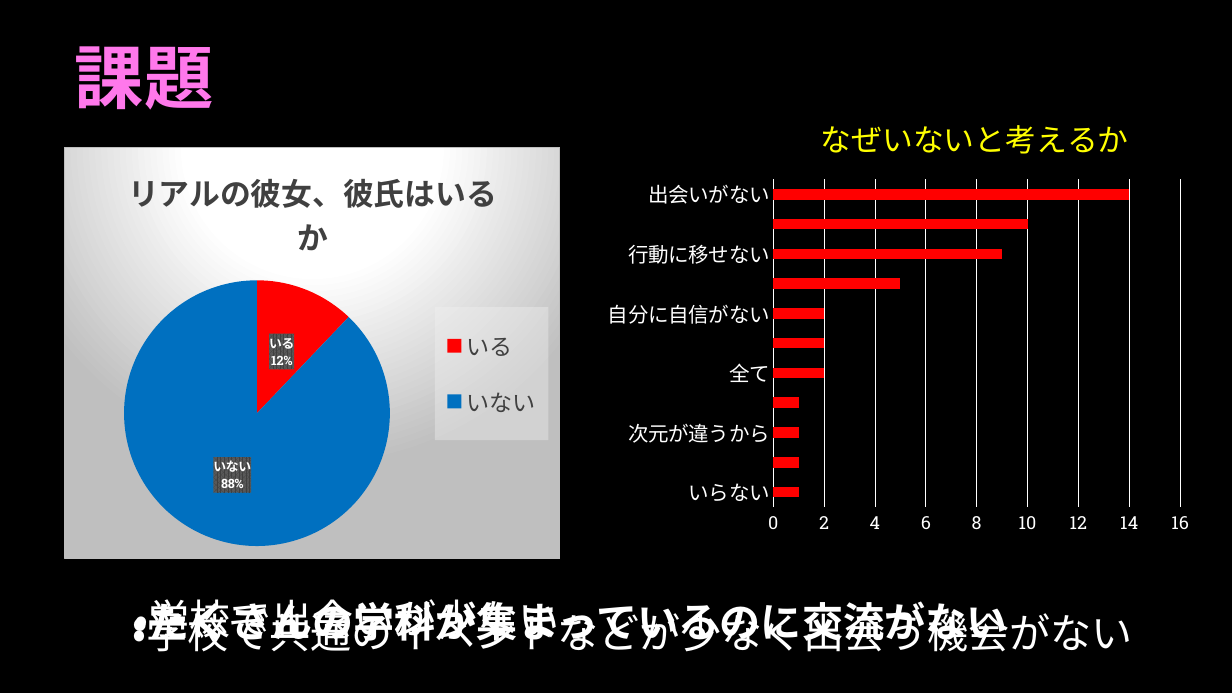
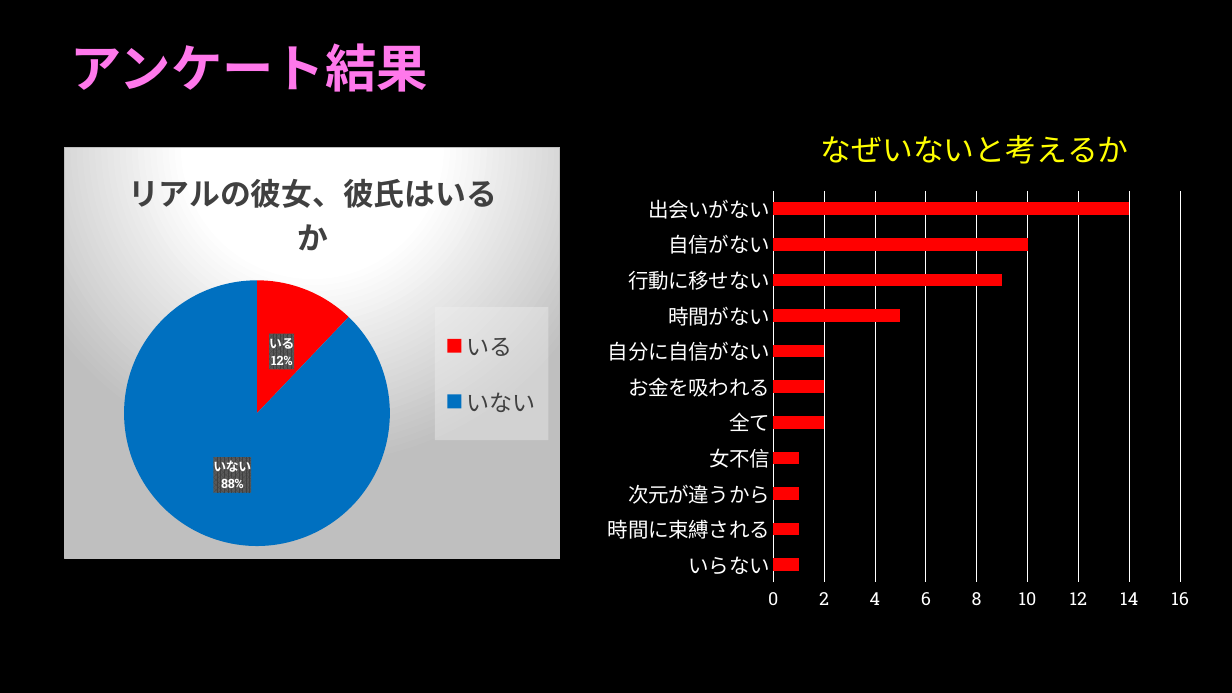
Before and after one commit to kawaguchi-mizuki/SAKURA, a slide deck: slide 3 of プレゼン資料/SAKURAプレゼン評価会.pptx. Drawn at 1232x693 pixels with LibreOffice and Linux fonts; fonts in the diff are those of the drawing; background and template pictures are left out. Boxes give left, top, right and bottom in pixels: in the first picture for what was removed or moved away, otherwise in the second. Text is boxed around its words. In the diff, an @@ line names an element or a change of style, - is before the commit and + after.

```diff
--- a/プレゼン資料/SAKURAプレゼン評価会.pptx
+++ b/プレゼン資料/SAKURAプレゼン評価会.pptx
@@ text added at [71, 43, 428, 92], 40 pt, text #FF78EB, bold @@
+アンケート結果
@@ text removed at [75, 46, 214, 110] @@
-課題
@@ bar chart: place and size @@
-bar chart at [596, 93, 1202, 543]
+bar chart at [596, 103, 1202, 620]
@@ text removed at [133, 599, 1008, 648] @@
-・たくさんの学科が集まっているのに交流がない
@@ text removed at [135, 599, 560, 645] @@
-・学校で出会いが少ない
@@ text removed at [133, 606, 1133, 652] @@
-・学校で共通のイベントなどが少なく出会う機会がない
```
Also in this commit, not shown: 1 other slide changed, 1 slide added, 1 slide removed.
